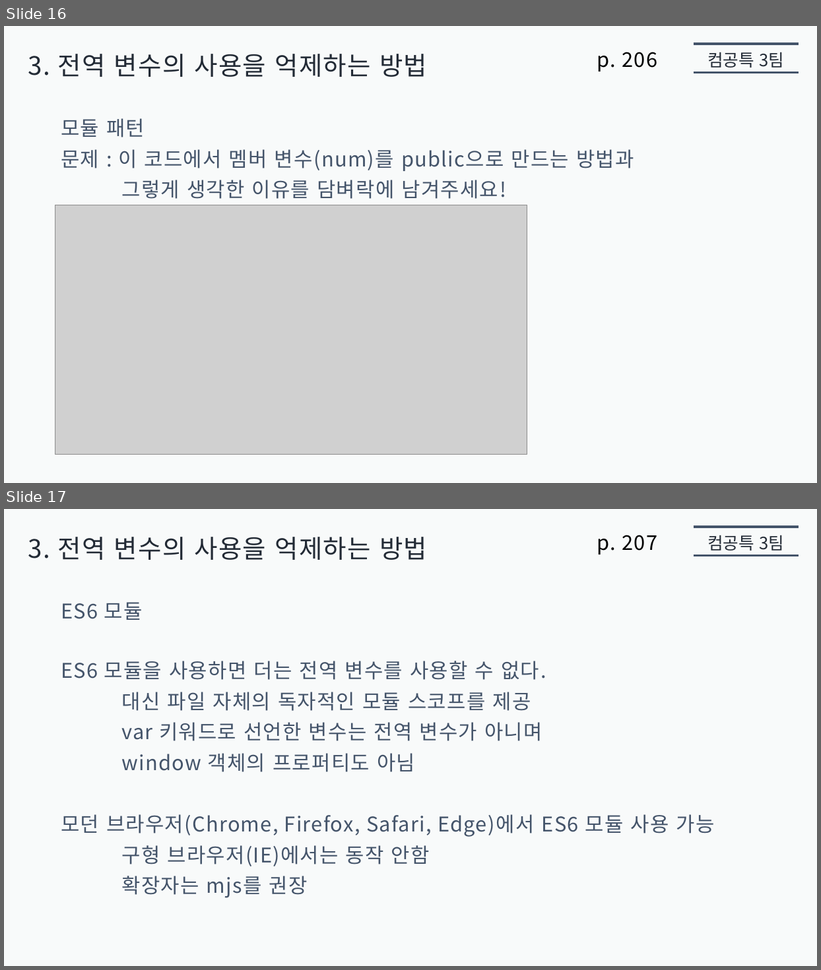
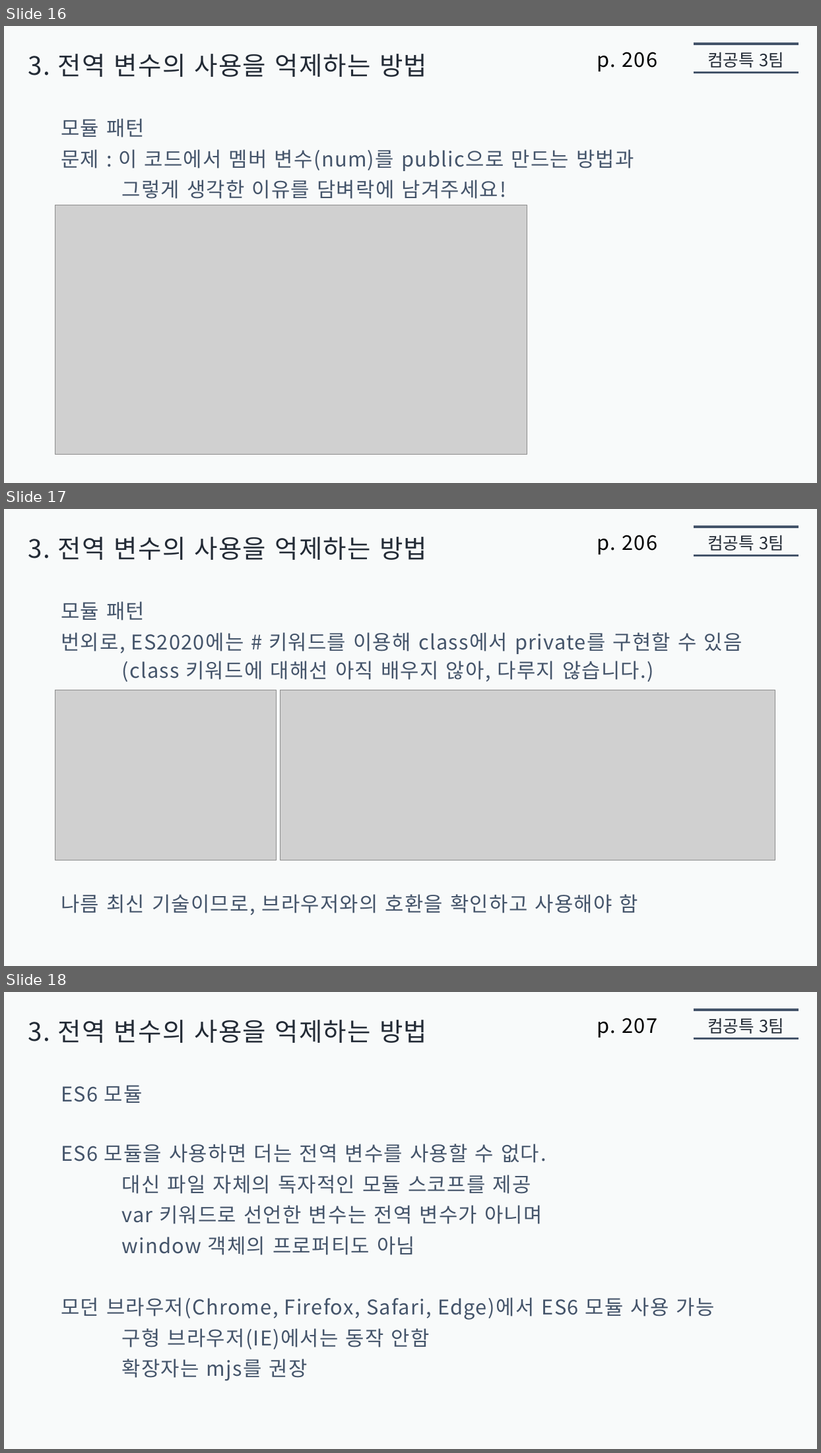
Before and after one commit to jaehoo1/Modern-JavaScript-Deep-Dive, a slide deck: 10. 전역 변수의 문제점/presentation10/jaehoo1/전역 변수의 문제점.pptx. Shown one above the other, each under a label of ours: slides 16 and 17 before the commit, slides 16, 17 and 18 after it. The pictures are 821x970 and 821x1453 pixels, drawn with LibreOffice and Linux fonts; fonts in the diff are those of the drawing; grey boxes stand for pictures. Boxes give left, top, right and bottom in pixels: in the first picture for what was removed or moved away, otherwise in the second. Text is boxed around its words. In the diff, an @@ line names an element or a change of style, - is before the commit and + after.

```diff
--- a/10. 전역 변수의 문제점/presentation10/jaehoo1/전역 변수의 문제점.pptx
+++ b/10. 전역 변수의 문제점/presentation10/jaehoo1/전역 변수의 문제점.pptx
@@ slide 17 added at [4, 509, 817, 966], background #F8FAFA @@
@@ line added from (694, 527) to (799, 527), #44546A 2.75 pt @@
@@ text added at [28, 537, 427, 560], 30 pt, text #222A35 @@
+3. 전역 변수의 사용을 억제하는 방법
@@ text added at [597, 535, 658, 555], 24 pt, text #000000 @@
+p. 206
@@ text added at [708, 535, 784, 551], 20 pt, text #222A35 @@
+컴공특 3팀
@@ line added from (694, 555) to (799, 555), #44546A 2.75 pt @@
@@ text added at [61, 601, 145, 621], 24 pt, text #44546A @@
+모듈 패턴
@@ text added at [61, 632, 743, 654], 24 pt, text #44546A @@
+번외로, ES2020에는 # 키워드를 이용해 class에서 private를 구현할 수 있음
@@ text added at [122, 661, 654, 682], 24 pt, text #44546A @@
+(class 키워드에 대해선 아직 배우지 않아, 다루지 않습니다.)
@@ picture added at [55, 690, 276, 859] @@
@@ picture added at [281, 690, 775, 859] @@
@@ text added at [61, 894, 638, 916], 24 pt, text #44546A @@
+나름 최신 기술이므로, 브라우저와의 호환을 확인하고 사용해야 함
@@ what was slide 17 is now slide 18 @@
```
Also in this commit, not shown: 1 slide changed, 1 slide removed.
